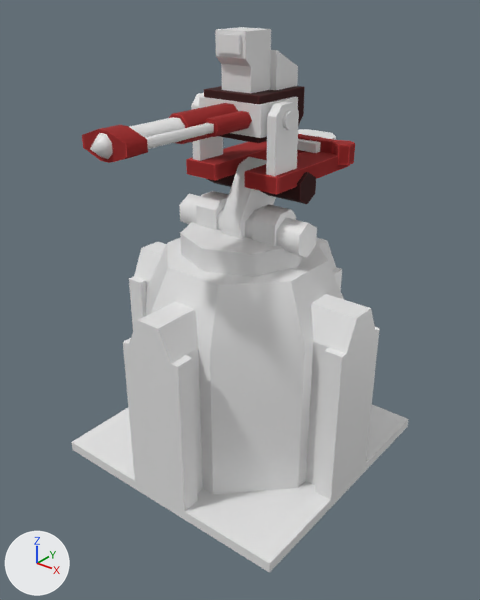
Renders of the FBX model Assets/_Project/Art/Models/Building/struct_Turret_AT.fbx from each side of a commit.
Before and after are seen from a 50 mm camera at (7.01, -8.9, 8.7) aimed at (0.28, -0.49, 3.48). Arrows for +X, +Y and +Z are at lower left; the lights stay in place. The older version comes first. Where no turn or scale is listed for an object, it has been applied to the vertices.

The scene before the commit, as lines of its bpy script (objects in view):
```python
me_mesh_134 = bpy.data.meshes.new('Mesh.134')
me_mesh_134.from_pydata(...)  # 101 vertices, 140 faces; spans x -2.5..2.5, y -2.5..2.5, z 0.0..4.2
me_mesh_134.materials.append(mat_actormaterial)  # white #e7e7e7
me_mesh_135 = bpy.data.meshes.new('Mesh.135')
me_mesh_135.from_pydata(...)  # 156 vertices, 242 faces; spans x -1.34..1.34, y -1.16..2.36, z 0.0..2.72
# faces by material slot: [158, 84]
me_mesh_135.materials.append(mat_actormaterial)  # white #e7e7e7
me_mesh_135.materials.append(mat_actorcolor)  # picture img_txtr_canopus_iii_set01_red_diff_png
me_mesh_136 = bpy.data.meshes.new('Mesh.136')
me_mesh_136.from_pydata(...)  # 157 vertices, 236 faces; spans x -0.95..0.95, y -3.26..1.51, z -0.35..1.3
# faces by material slot: [128, 108]
me_mesh_136.materials.append(mat_actormaterial)  # white #e7e7e7
me_mesh_136.materials.append(mat_actorcolor)  # picture img_txtr_canopus_iii_set01_red_diff_png
ob_struct_turret_gun_harnok_a_base_yup = bpy.data.objects.new('struct_Turret_Gun_Harnok_A_Base_yup', me_mesh_134)
ob_struct_turret_gun_harnok_a_base_yup.location = (0.0, 0.0, 0.0)
ob_struct_turret_gun_harnok_a_mount_yup = bpy.data.objects.new('struct_Turret_Gun_Harnok_A_Mount_yup', me_mesh_135)
ob_struct_turret_gun_harnok_a_mount_yup.location = (0.0, 0.0, 4.2)
ob_struct_turret_gun_harnok_a_weapon_yup = bpy.data.objects.new('struct_Turret_Gun_Harnok_A_Weapon_yup', me_mesh_136)
ob_struct_turret_gun_harnok_a_weapon_yup.location = (0.0, -0.04, 6.66)
```
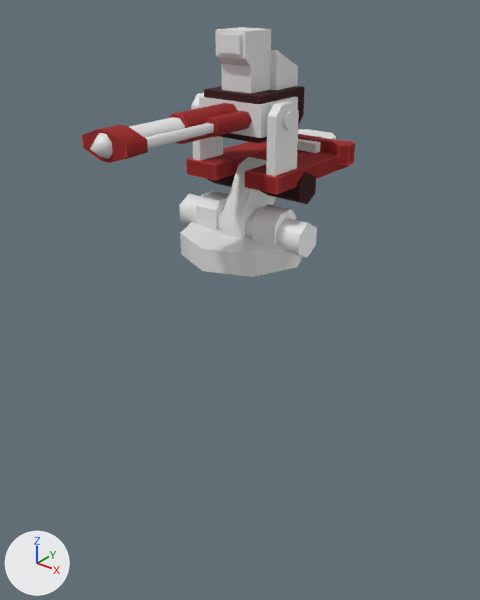
The newer file is also turned or shifted as a whole; pictures and numbers use the older file's frame.

Edits to the bpy script that builds the scene:
```text
Remove ob_struct_turret_gun_harnok_a_base_yup:
    ob_struct_turret_gun_harnok_a_base_yup = bpy.data.objects.new('struct_Turret_Gun_Harnok_A_Base_yup', me_mesh_134)
    ob_struct_turret_gun_harnok_a_base_yup.location = (0.0, 0.0, 0.0)
```

Changed parts and their boxes [x1, y1, x2, y2] in the pictures (480 x 600 px):
'struct_Turret_Gun_Harnok_A_Base_yup', deleted
    before: [71, 238, 408, 573]
